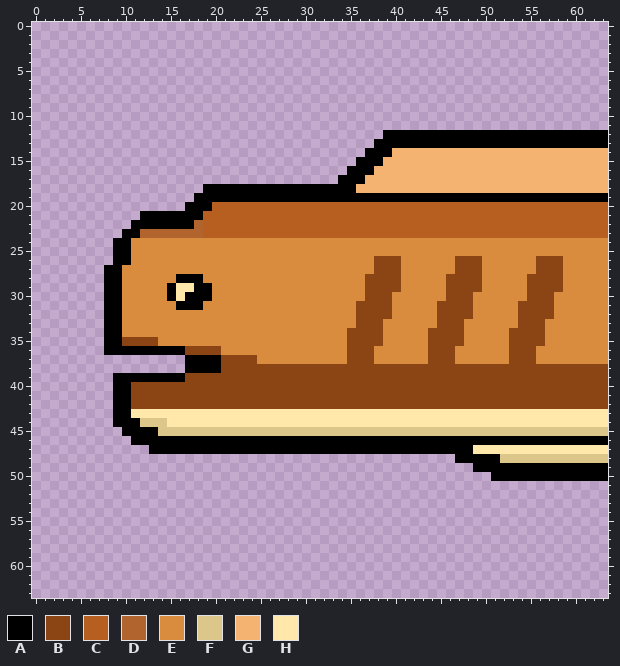
Two states of a pixel-art sprite, Resources/Images/Fish/FishHead.png. The first picture shows the starting point.
The file is 64x64 pixels.
Palette (. is transparent): A #000000  B #8b4413  C #b75e21  D #b2642e  E #da8c3e  F #dcc689  G #f5b371  H #ffe8a9
Pixels before (only the part around the change), first column x 0:
 0 ................................................................
 1 ................................................................
 2 ................................................................
 3 ................................................................
 4 ................................................................
 5 ................................................................
 6 ................................................................
 7 ................................................................
 8 ................................................................
 9 ................................................................
10 ................................................................
11 ................................................................
12 .......................................AAAAAAAAAAAAAAAAAAAAAAAAA
13 ......................................AAAAAAAAAAAAAAAAAAAAAAAAAA
14 .....................................AAAGGGGGGGGGGGGGGGGGGGGGGGG
15 ....................................AAAGGGGGGGGGGGGGGGGGGGGGGGGG
16 ...................................AAAGGGGGGGGGGGGGGGGGGGGGGGGGG
17 ..................................AAAGGGGGGGGGGGGGGGGGGGGGGGGGGG
18 ...................AAAAAAAAAAAAAAAAAGGGGGGGGGGGGGGGGGGGGGGGGGGGG
19 ..................AAAAAAAAAAAAAAAAAAAAAAAAAAAAAAAAAAAAAAAAAAAAAA
20 .................AAACCCCCCCCCCCCCCCCCCCCCCCCCCCCCCCCCCCCCCCCCCCC
21 ............AAAAAAACCCCCCCCCCCCCCCCCCCCCCCCCCCCCCCCCCCCCCCCCCCCC
22 ...........AAAAAAADCCCCCCCCCCCCCCCCCCCCCCCCCCCCCCCCCCCCCCCCCCCCC
23 ..........AADDDDDDDCCCCCCCCCCCCCCCCCCCCCCCCCCCCCCCCCCCCCCCCCCCCC
24 .........AAEEEEEEEEEEEEEEEEEEEEEEEEEEEEEEEEEEEEEEEEEEEEEEEEEEEEE
25 .........AAEEEEEEEEEEEEEEEEEEEEEEEEEEEEEEEEEEEEEEEEEEEEEEEEEEEEE
26 .........AAEEEEEEEEEEEEEEEEEEEEEEEEEEEBBBEEEEEEBBBEEEEEEBBBEEEEE
27 ........AAEEEEEEEEEEEEEEEEEEEEEEEEEEEEBBBEEEEEEBBBEEEEEEBBBEEEEE
28 ........AAEEEEEEAAAEEEEEEEEEEEEEEEEEEBBBBEEEEEBBBBEEEEEBBBBEEEEE
29 ........AAEEEEEAHHAAEEEEEEEEEEEEEEEEEBBBBEEEEEBBBBEEEEEBBBBEEEEE
30 ........AAEEEEEAHAAAEEEEEEEEEEEEEEEEEBBBEEEEEEBBBEEEEEEBBBEEEEEE
31 ........AAEEEEEEAAAEEEEEEEEEEEEEEEEEBBBBEEEEEBBBBEEEEEBBBBEEEEEE
32 ........AAEEEEEEEEEEEEEEEEEEEEEEEEEEBBBBEEEEEBBBBEEEEEBBBBEEEEEE
33 ........AAEEEEEEEEEEEEEEEEEEEEEEEEEEBBBEEEEEEBBBEEEEEEBBBEEEEEEE
34 ........AAEEEEEEEEEEEEEEEEEEEEEEEEEBBBBEEEEEBBBBEEEEEBBBBEEEEEEE
35 ........AABBBBEEEEEEEEEEEEEEEEEEEEEBBBBEEEEEBBBBEEEEEBBBBEEEEEEE
36 ........AAAAAAAAABBBBEEEEEEEEEEEEEEBBBEEEEEEBBBEEEEEEBBBEEEEEEEE
37 .................AAAABBBBEEEEEEEEEEBBBEEEEEEBBBEEEEEEBBBEEEEEEEE
38 .................AAAABBBBBBBBBBBBBBBBBBBBBBBBBBBBBBBBBBBBBBBBBBB
39 .........AAAAAAAABBBBBBBBBBBBBBBBBBBBBBBBBBBBBBBBBBBBBBBBBBBBBBB
40 .........AABBBBBBBBBBBBBBBBBBBBBBBBBBBBBBBBBBBBBBBBBBBBBBBBBBBBB
41 .........AABBBBBBBBBBBBBBBBBBBBBBBBBBBBBBBBBBBBBBBBBBBBBBBBBBBBB
42 .........AABBBBBBBBBBBBBBBBBBBBBBBBBBBBBBBBBBBBBBBBBBBBBBBBBBBBB
43 .........AAHHHHHHHHHHHHHHHHHHHHHHHHHHHHHHHHHHHHHHHHHHHHHHHHHHHHH
44 .........AAAFFFHHHHHHHHHHHHHHHHHHHHHHHHHHHHHHHHHHHHHHHHHHHHHHHHH
45 ..........AAAAFFFFFFFFFFFFFFFFFFFFFFFFFFFFFFFFFFFFFFFFFFFFFFFFFF
46 ...........AAAAAAAAAAAAAAAAAAAAAAAAAAAAAAAAAAAAAAAAAAAAAAAAAAAAA
47 .............AAAAAAAAAAAAAAAAAAAAAAAAAAAAAAAAAAAAHHHHHHHHHHHHHHH
48 ...............................................AAAAAFFFFFFFFFFFF
49 .................................................AAAAAAAAAAAAAAA
50 ...................................................AAAAAAAAAAAAA
51 ................................................................
52 ................................................................
53 ................................................................
54 ................................................................
55 ................................................................
56 ................................................................
57 ................................................................
58 ................................................................
59 ................................................................
New version:
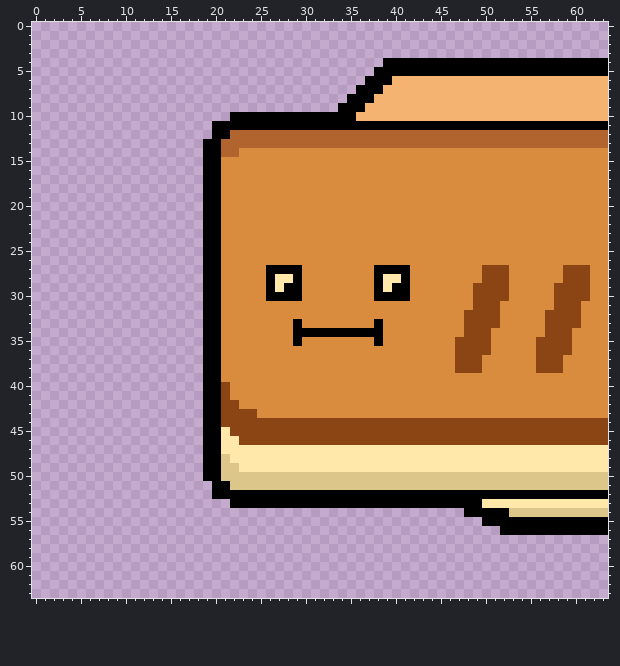
Change:
Changed rows in their new state; - is an unchanged pixel.
first column x 8:
 4 -------------------------------AAAAAAAAAAAAAAAAAAAAAAAAA
 5 ------------------------------AAAAAAAAAAAAAAAAAAAAAAAAAA
 6 -----------------------------AAAGGGGGGGGGGGGGGGGGGGGGGGG
 7 ----------------------------AAAGGGGGGGGGGGGGGGGGGGGGGGGG
 8 ---------------------------AAAGGGGGGGGGGGGGGGGGGGGGGGGGG
 9 --------------------------AAAGGGGGGGGGGGGGGGGGGGGGGGGGGG
10 --------------AAAAAAAAAAAAAAGGGGGGGGGGGGGGGGGGGGGGGGGGGG
11 ------------AAAAAAAAAAAAAAAAAAAAAAAAAAAAAAAAAAAAAAAAAAAA
12 ------------AADDDDDDDDDDDDDDDDDDDDDDDDDDDDDDDDDDDDDDDDDD
13 -----------AADDDDDDDDDDDDDDDDDDDDDDDDDDDDDDDDDDDDDDDDDDD
14 -----------AADDEEEEEEEEEEEEEEEEEEEEEEEEEEEEEEEEEEEEEEEEE
15 -----------AAEEEEEEEEEEEEEEEEEEEEEEEEEEEEEEEEEEEEEEEEEEE
16 -----------AAEEEEEEEEEEEEEEEEEEEEEEEEEEEEEEEEEEEEEEEEEEE
17 -----------AAEEEEEEEEEEEEEEEEEEEEEEEEEEEEEEEEEEEEEEEEEEE
18 -------------EEEEEEEEEEEEEEEEEEEEEEEEEEEEEEEEEEEEEEEEEEE
19 ----------.--EEEEEEEEEEEEEEEEEEEEEEEEEEEEEEEEEEEEEEEEEEE
20 ---------..-AEEEEEEEEEEEEEEEEEEEEEEEEEEEEEEEEEEEEEEEEEEE
21 ----.......AAEEEEEEEEEEEEEEEEEEEEEEEEEEEEEEEEEEEEEEEEEEE
22 ---........AAEEEEEEEEEEEEEEEEEEEEEEEEEEEEEEEEEEEEEEEEEEE
23 --.........AAEEEEEEEEEEEEEEEEEEEEEEEEEEEEEEEEEEEEEEEEEEE
24 -..........AA-------------------------------------------
25 -..........AA-------------------------------------------
26 -..........AA-----------------EEE------EEE------EEE-----
27 ...........AA-----AAAA--------AAAA-----EEEBBB---EEEBBB--
28 ...........AA-----AHHA-------EAHHA----EEEEBBB--EEEEBBB--
29 ...........-A-----AHAA-------EAHAA----EEE-BBB--EEE-BBB--
30 ...........-A-----AAAA-------EAAAA----EEEBBBB--EEEBBBB--
31 ...........AA---------------EEEE-----EEEEBBB--EEEEBBB---
32 ...........AA---------------EEEE-----EEE-BBB--EEE-BBB---
33 ...........AA--------A------EEA------EEEBBBB--EEEBBBB---
34 ...........AA--------AAAAAAAAAA-----EEEEBBB--EEEEBBB----
35 ...........AA--------A-----EEEA-----EEE-BBB--EEE-BBB----
36 ...........AA--------------EEE------EEEBBBB--EEEBBBB----
37 ---------..--EEEE----------EEE------EEEBBB---EEEBBB-----
38 ---------..--EEEEEEEEEEEEEEEEEEEEEEEEEE---EEEEEE---EEEEE
39 -..........AAEEEEEEEEEEEEEEEEEEEEEEEEEEEEEEEEEEEEEEEEEEE
40 -..........AA-EEEEEEEEEEEEEEEEEEEEEEEEEEEEEEEEEEEEEEEEEE
41 -..........AA-EEEEEEEEEEEEEEEEEEEEEEEEEEEEEEEEEEEEEEEEEE
42 -..........AA--EEEEEEEEEEEEEEEEEEEEEEEEEEEEEEEEEEEEEEEEE
43 -..........AABBBBEEEEEEEEEEEEEEEEEEEEEEEEEEEEEEEEEEEEEEE
44 -..........AABBBBBBBBBBBBBBBBBBBBBBBBBBBBBBBBBBBBBBBBBBB
45 --.........AAHBBBBBBBBBBBBBBBBBBBBBBBBBBBBBBBBBBBBBBBBBB
46 ---........--HHBBBBBBBBBBBBBBBBBBBBBBBBBBBBBBBBBBBBBBBBB
47 -----......--HHHHHHHHHHHHHHHHHHHHHHHHHHHH---------------
48 -----------AAFHHHHHHHHHHHHHHHHHHHHHHHHHHHHHHHHHHHHHHHHHH
49 -----------AAFFHHHHHHHHHHHHHHHHHHHHHHHHHHHHHHHHHHHHHHHHH
50 -----------AAFFFFFFFFFFFFFFFFFFFFFFFFFFFFFFFFFFFFFFFFFFF
51 ------------AAFFFFFFFFFFFFFFFFFFFFFFFFFFFFFFFFFFFFFFFFFF
52 ------------AAAAAAAAAAAAAAAAAAAAAAAAAAAAAAAAAAAAAAAAAAAA
53 --------------AAAAAAAAAAAAAAAAAAAAAAAAAAAAHHHHHHHHHHHHHH
54 ----------------------------------------AAAAAFFFFFFFFFFF
55 ------------------------------------------AAAAAAAAAAAAAA
56 --------------------------------------------AAAAAAAAAAAA
Changed places in both pictures, as pixel boxes (x1, y1, x2, y2):
changed: (104, 58, 608, 535)
